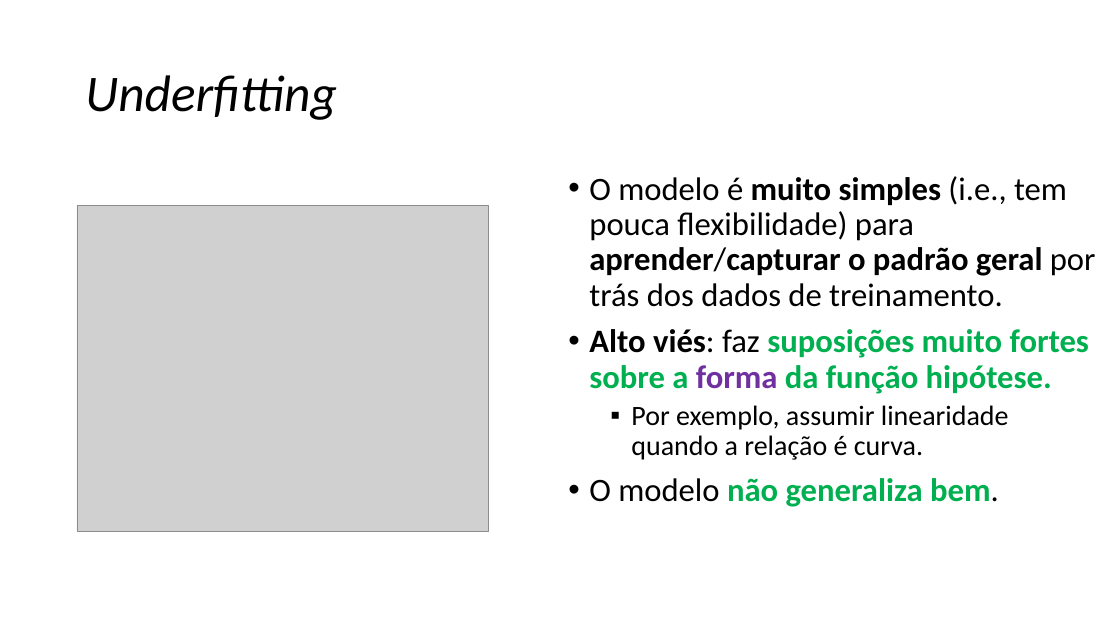
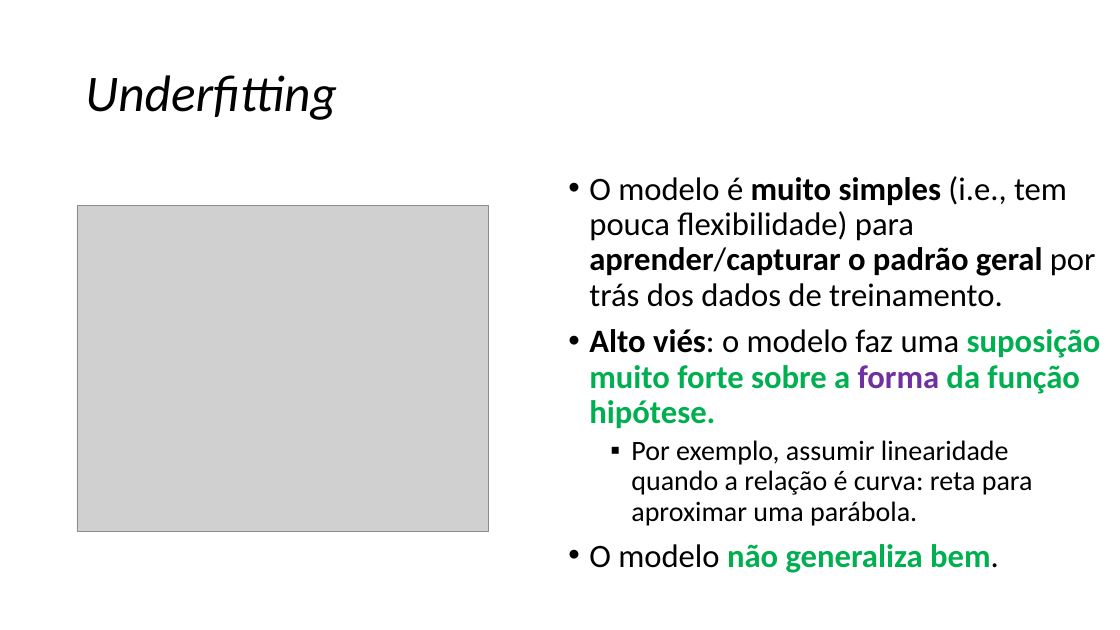
Before and after one commit to zz4fap/c24_inteligencia_artificial, a slide deck: slide 64 of slides/C24_Regressão.pptx. Drawn at 1120x630 pixels with LibreOffice and Linux fonts; fonts in the diff are those of the drawing; grey boxes stand for pictures. Boxes give left, top, right and bottom in pixels: in the first picture for what was removed or moved away, otherwise in the second. Text is boxed around its words. In the diff, an @@ line names an element or a change of style, - is before the commit and + after.

```diff
--- a/slides/C24_Regressão.pptx
+++ b/slides/C24_Regressão.pptx
@@ text at (589, 329, 1101, 526): text changed; size 28 to 24 pt; bold off @@
-• Alto viés: faz suposições muito fortes sobre a forma da função hipótese.
-  ▪ Por exemplo, assumir linearidade quando a relação é curva.
+• Alto viés: o modelo faz uma suposição muito forte sobre a forma da função hipótese.
+  ▪ Por exemplo, assumir linearidade quando a relação é curva: reta para aproximar uma parábola.
```
Also in this commit, not shown: 20 other slides changed, 2 other files.
